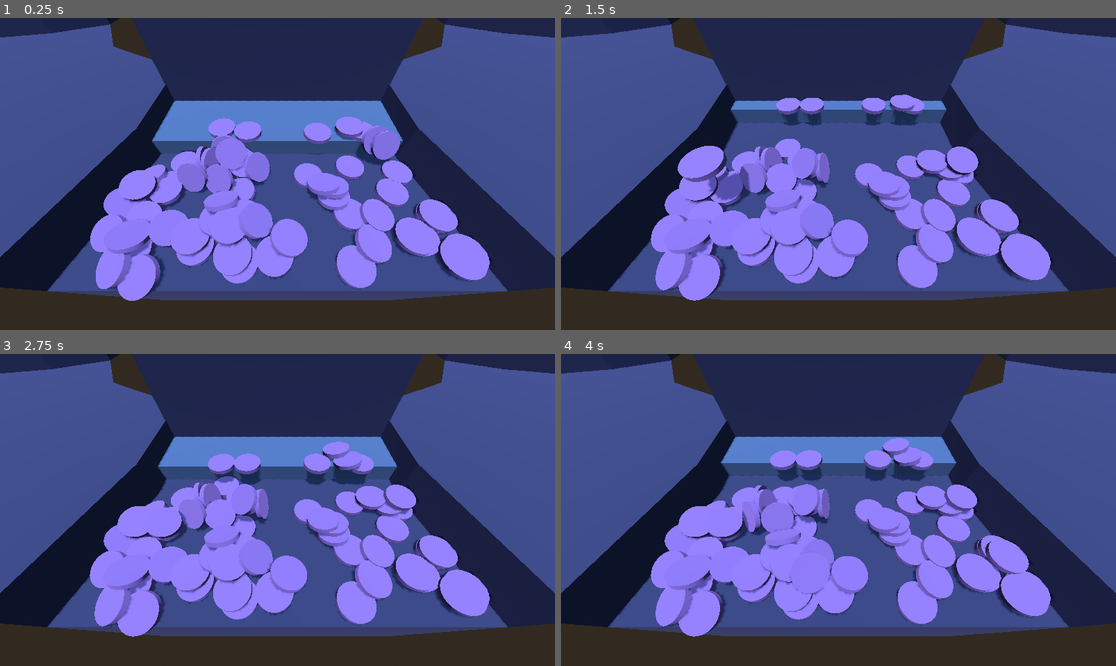
Above: before the commit, frames 1-4 (two rows, left to right).
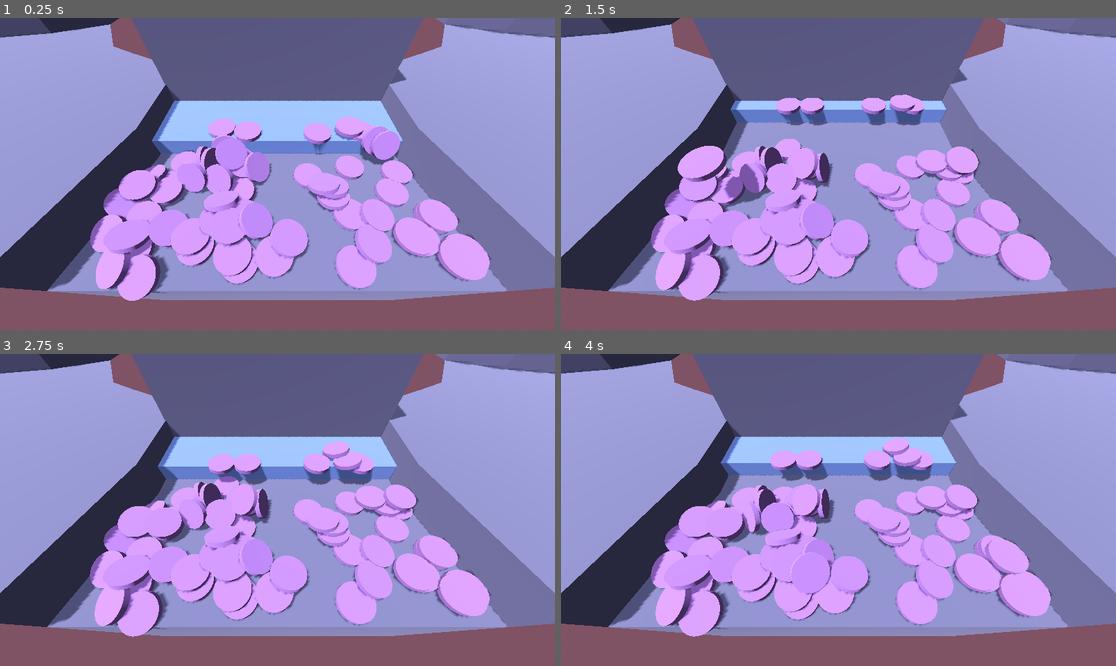
Above: after the commit, the same moments.

Repository: kennethbchen/Coin-Pusher-Game
Game: Godot game, scene res://Game.tscn
Two runs of this game, one before a commit and one after it. Both use one fixed random seed, a clock stepped at 60 frames per second and the inputs below.
Inputs (mouse positions are in pixels of both pictures, inside the frame that each line leads up to):
- Up to frame 1 (0.25 s): no input
- Up to frame 2 (1.5 s): move the mouse to (960, 158) at 0.52 s; press the mouse at (960, 158) at 0.53 s; move the mouse to (727, 189) at 1.27 s; release the mouse at (727, 189) at 1.28 s; click (727, 189) at 1.35 s
- Up to frame 3 (2.75 s): move the mouse to (333, 441) at 2.02 s; press the mouse at (333, 441) at 2.03 s
- Up to frame 4 (4 s): move the mouse to (810, 572) at 2.77 s; release the mouse at (810, 572) at 2.78 s; click (810, 572) at 2.85 s; move the mouse to (1005, 556) at 3.52 s; press the mouse at (1005, 556) at 3.53 s

The runs differ from the first frame. In frame 1, 99% of the frame differs, in the area x 0-100%, y 0-100%; in frame 2, 99%; in frame 3, 99%; in frame 4, 99%.

Commit message:
Changed lighting settings and stuff

Diff:
--- a/Environment.tres
+++ b/Environment.tres
@@ -1,7 +1,12 @@
 [gd_resource type="Environment" load_steps=3 format=3 uid="uid://xf43172ybnbv"]
 
 [sub_resource type="ProceduralSkyMaterial" id="ProceduralSkyMaterial_506xr"]
-sky_top_color = Color(0.313726, 0.568627, 0.658824, 1)
+sky_top_color = Color(0.184314, 0.317647, 0.47451, 1)
+sky_horizon_color = Color(0.372549, 0.486275, 0.603922, 1)
+sky_curve = 0.0549033
+ground_bottom_color = Color(0.388235, 0.258824, 0.309804, 1)
+ground_horizon_color = Color(0.355101, 0.489268, 0.614719, 1)
+ground_curve = 0.0292817
 
 [sub_resource type="Sky" id="Sky_y18dj"]
 sky_material = SubResource("ProceduralSkyMaterial_506xr")
@@ -11,5 +16,13 @@
 background_color = Color(0.619608, 0.835294, 0.886275, 1)
 sky = SubResource("Sky_y18dj")
 ambient_light_source = 3
+ambient_light_color = Color(0.27451, 0.27451, 0.27451, 1)
+ambient_light_sky_contribution = 0.08
+ambient_light_energy = 5.95
 reflected_light_source = 2
+tonemap_mode = 2
+ssao_enabled = true
+ssao_radius = 0.26
+ssao_intensity = 3.16
+ssil_enabled = true
 adjustment_brightness = 0.63
--- a/Game.tscn
+++ b/Game.tscn
@@ -10,7 +10,10 @@
 [ext_resource type="PackedScene" uid="uid://c40s12674ymbj" path="res://Models/CoinPusher/CoinPusher.gltf" id="7_bk6p4"]
 
 [sub_resource type="CameraAttributesPractical" id="CameraAttributesPractical_nub80"]
-dof_blur_far_distance = 13.09
+auto_exposure_enabled = true
+auto_exposure_scale = 0.08
+auto_exposure_speed = 4.34
+dof_blur_far_distance = 244.52
 dof_blur_amount = 0.02
 
 [sub_resource type="BoxShape3D" id="BoxShape3D_ss8l5"]
@@ -50,26 +53,29 @@
 script = ExtResource("1_ppn4k")
 token_scene = ExtResource("1_flwpa")
 
-[node name="WorldEnvironment" type="WorldEnvironment" parent="."]
+[node name="Env" type="Node" parent="."]
+
+[node name="WorldEnvironment" type="WorldEnvironment" parent="Env"]
 environment = ExtResource("3_e7xe6")
 camera_attributes = SubResource("CameraAttributesPractical_nub80")
+
+[node name="Camera3D" type="Camera3D" parent="Env"]
+transform = Transform3D(-1, 2.96134e-08, -8.22543e-08, -4.92284e-08, 0.586782, 0.809745, 7.22447e-08, 0.809745, -0.586782, -9.53674e-07, 5.43284, -22.9952)
+fov = 80.0
+
+[node name="DirectionalLight3D" type="DirectionalLight3D" parent="Env"]
+transform = Transform3D(0.614276, 0.714692, 0.334484, -0.0960912, -0.35298, 0.930684, 0.783218, -0.603838, -0.148151, -0.00509369, 8.25412, 0.0035336)
+light_energy = 2.051
+shadow_enabled = true
+shadow_opacity = 0.83
+directional_shadow_mode = 1
+directional_shadow_split_1 = 0.115
 
 [node name="SpawnArea" type="CollisionShape3D" parent="."]
 transform = Transform3D(1, 0, 0, 0, 1, 0, 0, 0, 1, 0, 0.799474, -19.8204)
 shape = SubResource("BoxShape3D_ss8l5")
 disabled = true
 script = ExtResource("3_ly35t")
-
-[node name="Env" type="Node" parent="."]
-
-[node name="Camera3D" type="Camera3D" parent="Env"]
-transform = Transform3D(-1, 2.96134e-08, -8.22543e-08, -4.92284e-08, 0.586782, 0.809745, 7.22447e-08, 0.809745, -0.586782, -9.53674e-07, 5.43284, -22.9952)
-fov = 80.0
-
-[node name="DirectionalLight3D" type="DirectionalLight3D" parent="Env"]
-transform = Transform3D(0.616086, 0.785814, 0.0541755, 0.0837063, -0.133705, 0.98748, 0.783218, -0.603838, -0.148152, -0.00509369, 8.25412, 0.0035336)
-shadow_enabled = true
-shadow_opacity = 0.83
 
 [node name="Table" type="Node3D" parent="."]
 
--- a/Materials/TestMat.tres
+++ b/Materials/TestMat.tres
@@ -1,4 +1,5 @@
 [gd_resource type="StandardMaterial3D" format=3 uid="uid://jdclmigjfj0o"]
 
 [resource]
-albedo_color = Color(0.435294, 0.309804, 0.611765, 1)
+albedo_color = Color(0.337255, 0.227451, 0.431373, 1)
+metallic_specular = 0.58
--- a/Materials/TestMat3.tres
+++ b/Materials/TestMat3.tres
@@ -1,4 +1,4 @@
 [gd_resource type="StandardMaterial3D" format=3 uid="uid://knf57an1tcox"]
 
 [resource]
-albedo_color = Color(0.160784, 0.156863, 0.313726, 1)
+albedo_color = Color(0.2201, 0.217, 0.31, 1)
